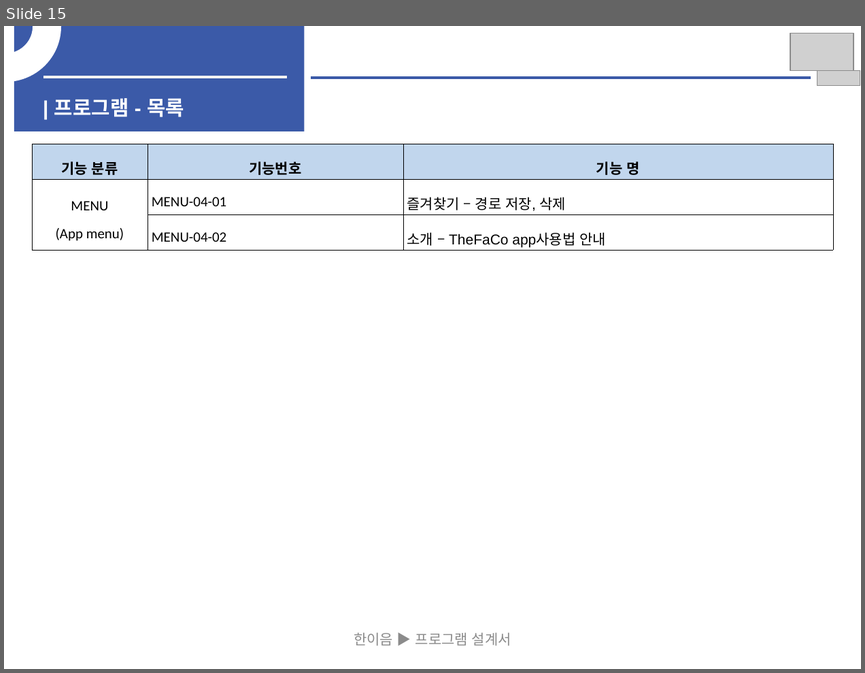
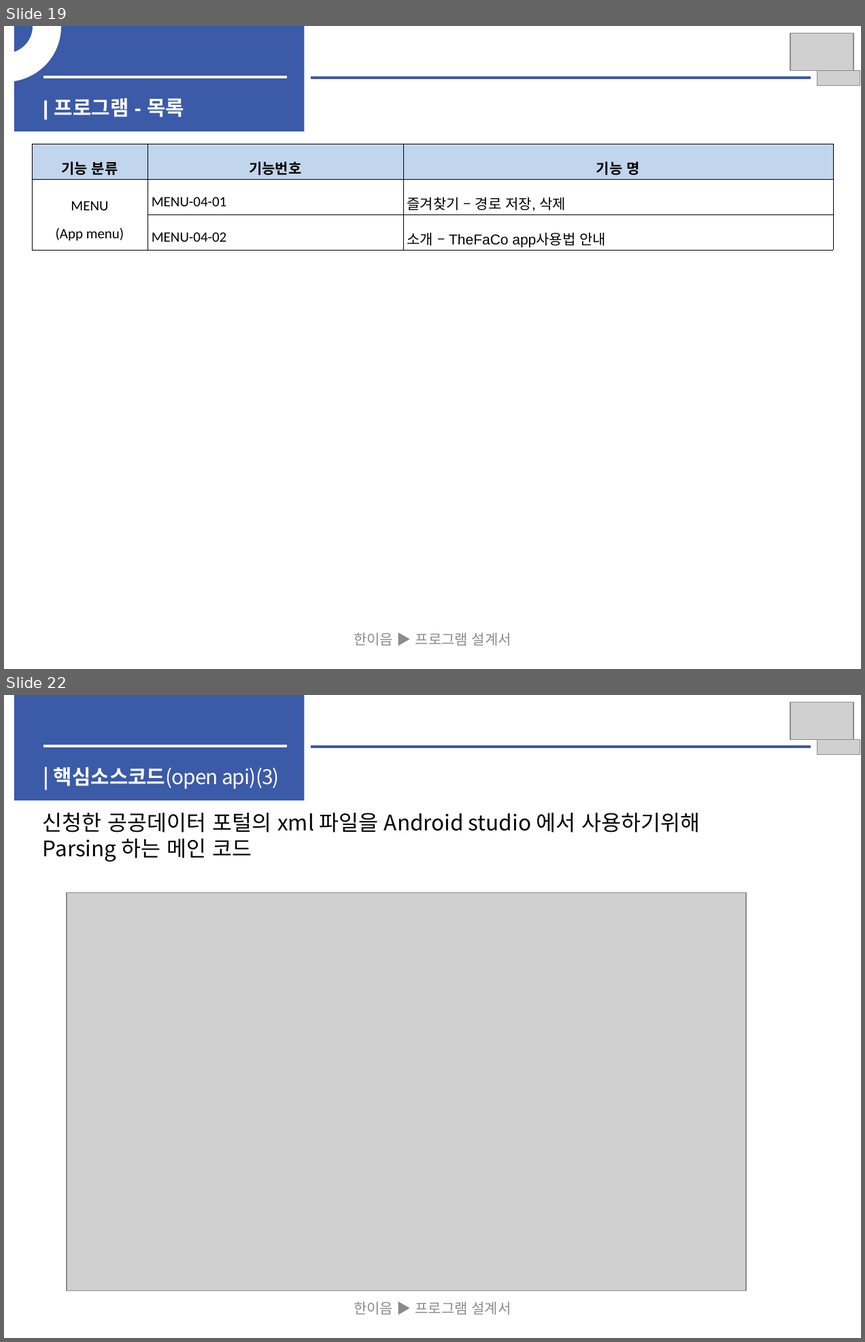
Before and after one commit to woojin1027/THE-FACO, a slide deck: 중간보고서/중간보고서.pptx. Shown one above the other, each under a label of ours: slide 15 before the commit, slides 19 and 22 after it; the slides between them are not shown. The pictures are 865x673 and 865x1342 pixels, drawn with LibreOffice and Linux fonts; fonts in the diff are those of the drawing; grey boxes stand for pictures. Boxes give left, top, right and bottom in pixels: in the first picture for what was removed or moved away, otherwise in the second. Text is boxed around its words. In the diff, an @@ line names an element or a change of style, - is before the commit and + after.

```diff
--- a/중간보고서/중간보고서.pptx
+++ b/중간보고서/중간보고서.pptx
@@ slide 22 added at (4, 695, 861, 1338), background #FFFFFF @@
@@ rectangle added at (14, 695, 305, 800), fill #3B5AA8 @@
@@ picture added at (789, 702, 853, 741) @@
@@ line added from (43, 745) to (287, 745), #F2F2F2 2.25 pt @@
@@ line added from (311, 747) to (810, 747), #3B5AA8 2.25 pt @@
@@ picture added at (817, 740, 860, 754) @@
@@ text added at (54, 767, 279, 789), 17 pt, text #FFFFFF @@
+| 핵심소스코드(open api)(3)
@@ text added at (43, 812, 700, 862), 18 pt, text #000000 @@
+신청한 공공데이터 포털의 xml 파일을 Android studio 에서 사용하기위해 Parsing 하는 메인 코드
@@ picture added at (67, 893, 746, 1291) @@
@@ text added at (354, 1302, 511, 1314), 12 pt, text #8C8C8C @@
+한이음 ▶ 프로그램 설계서
@@ what was slide 15 is now slide 19 @@
```
Also in this commit, not shown: 4 slides changed, 4 other slides added.
